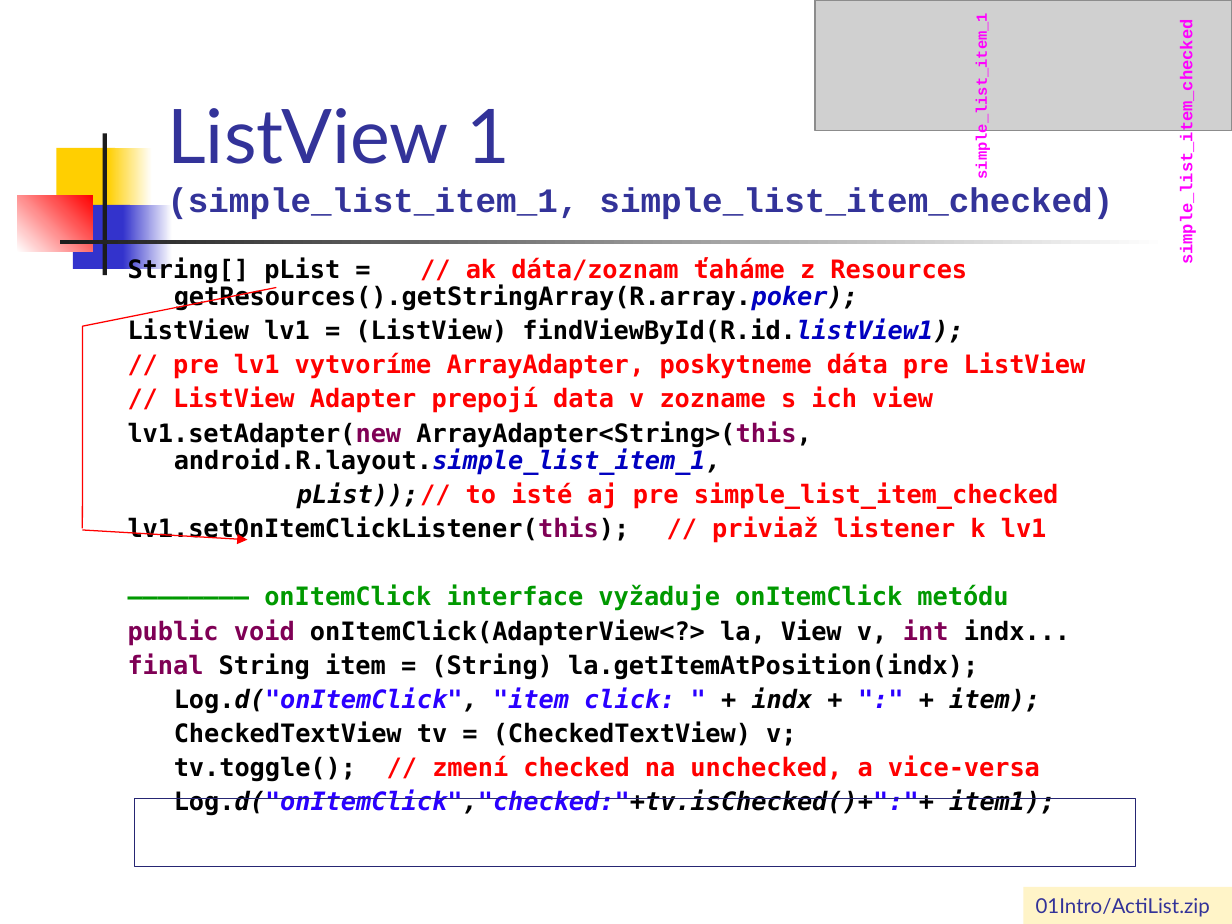
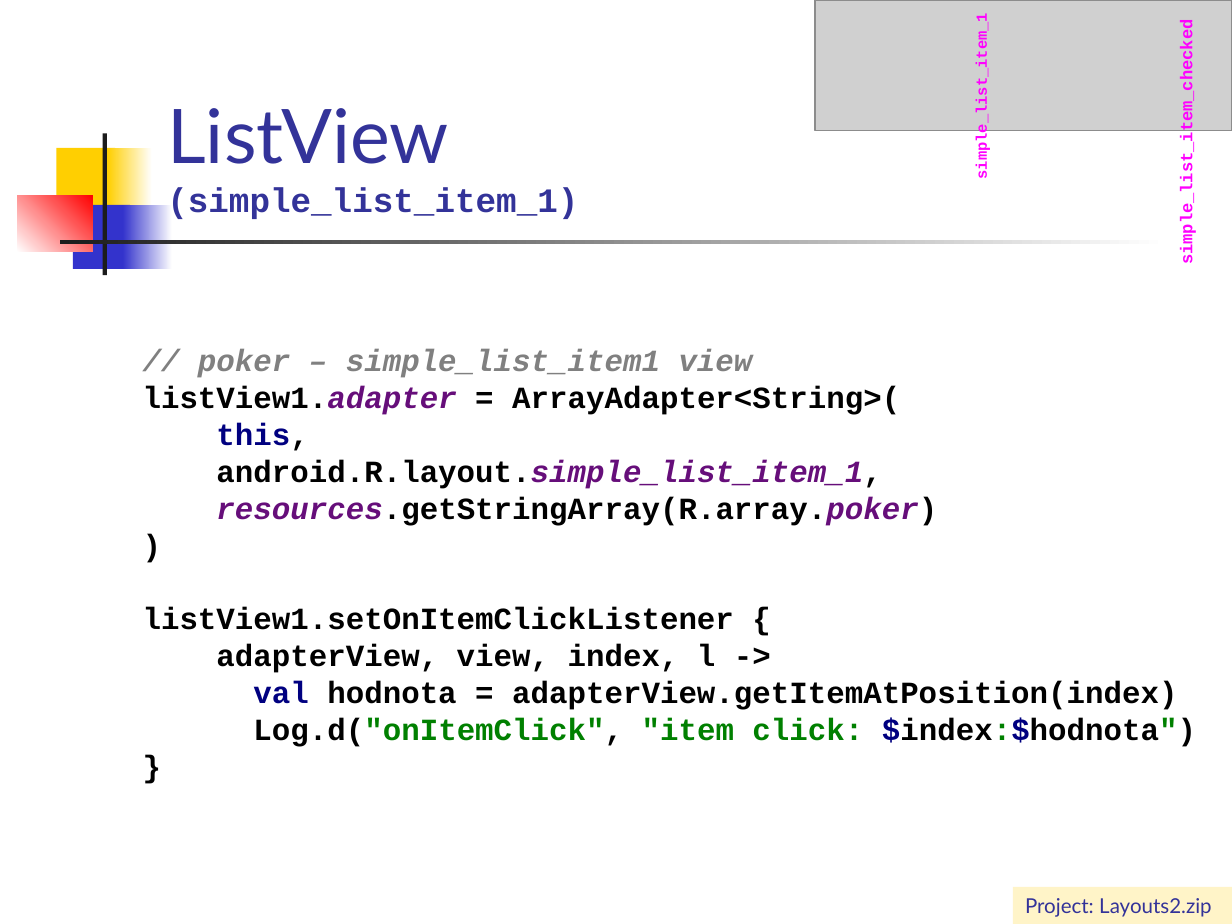
Before and after one commit to vmandro/Prednasky, a slide deck: slide 34 of 04/04_Android.ppt (slide 37 before the commit). Drawn at 1232x924 pixels with LibreOffice and Linux fonts; fonts in the diff are those of the drawing; grey boxes stand for pictures. Boxes give left, top, right and bottom in pixels: in the first picture for what was removed or moved away, otherwise in the second. Text is boxed around its words. In the diff, an @@ line names an element or a change of style, - is before the commit and + after.

```diff
--- a/04/04_Android.ppt
+++ b/04/04_Android.ppt
@@ title at (x1=167, y1=187, x2=578, y2=219): text changed @@
-ListView 1
-(simple_list_item_1, simple_list_item_checked)
+ListView
+(simple_list_item_1)
@@ line removed from (83, 326) to (276, 287) @@
@@ line removed from (83, 326) to (83, 529) @@
@@ text "// poker – simple_list_item1 view ..." at (x1=143, y1=349, x2=1196, y2=747): vertical alignment top to middle @@
@@ text at (x1=143, y1=349, x2=1196, y2=747): text changed; size 14.8 to 18 pt; font DejaVu Sans Mono to Courier New @@
-String[] pList = // ak dáta/zoznam ťaháme z Resources getResources().getStringArray(R.array.poker);
-ListView lv1 = (ListView) findViewById(R.id.listView1);
-// pre lv1 vytvoríme ArrayAdapter, poskytneme dáta pre ListView
-// ListView Adapter prepojí data v zozname s ich view
-lv1.setAdapter(new ArrayAdapter<String>(this, android.R.layout.simple_list_item_1,
-pList)); // to isté aj pre simple_list_item_checked
-lv1.setOnItemClickListener(this); // priviaž listener k lv1
-–––––––– onItemClick interface vyžaduje onItemClick metódu
-public void onItemClick(AdapterView<?> la, View v, int indx...
-final String item = (String) la.getItemAtPosition(indx);
-Log.d("onItemClick", "item click: " + indx + ":" + item);
-CheckedTextView tv = (CheckedTextView) v;
-tv.toggle(); // zmení checked na unchecked, a vice-versa
-Log.d("onItemClick","checked:"+tv.isChecked()+":"+ item1);
+// poker – simple_list_item1 view
+listView1.adapter = ArrayAdapter<String>(
+this,
+android.R.layout.simple_list_item_1,
+resources.getStringArray(R.array.poker)
+)
+listView1.setOnItemClickListener {
+adapterView, view, index, l ->
+val hodnota = adapterView.getItemAtPosition(index)
+Log.d("onItemClick", "item click: $index:$hodnota")
+}
@@ arrow removed from (83, 530) to (248, 540) @@
@@ rectangle removed at (x1=134, y1=798, x2=1136, y2=866) @@
@@ rectangle "Project: Layouts2.zip" resized from (x1=1024, y1=887, x2=1232, y2=924) to (x1=1013, y1=887, x2=1232, y2=924) @@
@@ text in rectangle at (x1=1025, y1=898, x2=1211, y2=917): text changed @@
-01Intro/ActiList.zip
+Project: Layouts2.zip
```
Also in this commit, not shown: 14 other slides changed, 2 slides added, 6 slides removed, 1 other file.
